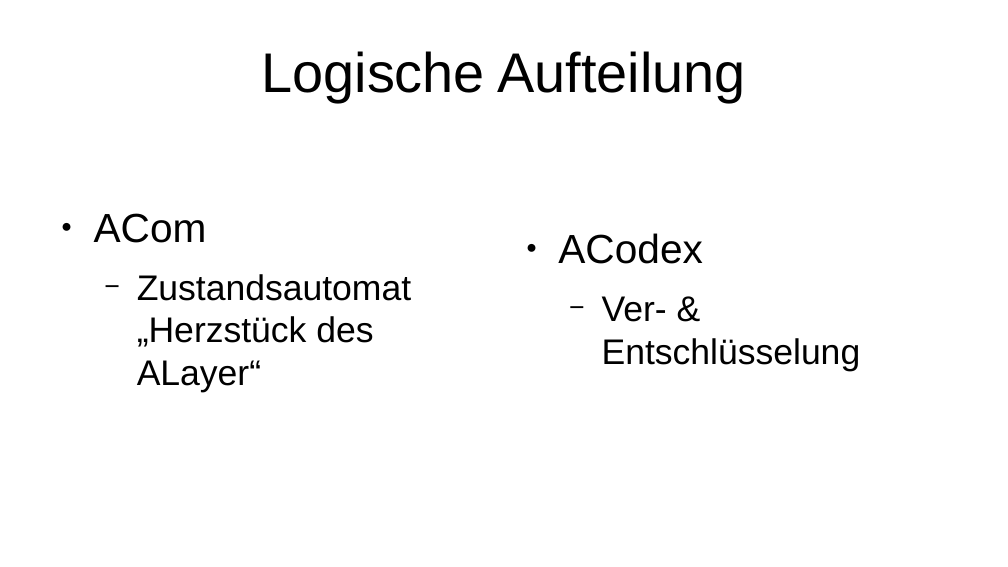
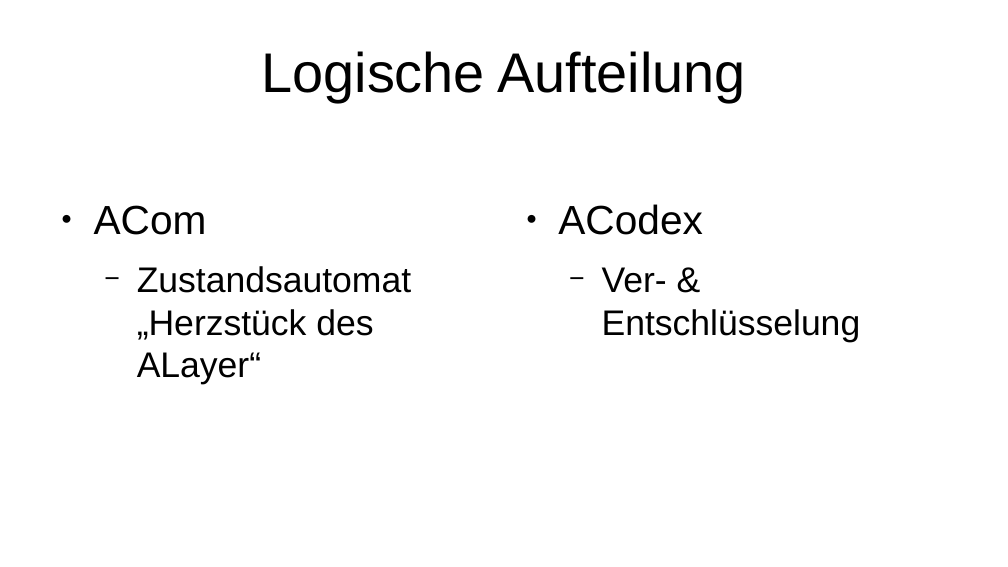
Before and after one commit to Vexotex/vaults, a slide deck: slide 3 of Die-Bib/TH OWL/Semester 3/(myTCP) Entwicklung eines Kommunikationsprotokolls/Präsentation/5-Funktionsprinzipien der A-Schicht im Projekt.odp. Drawn at 1008x567 pixels with LibreOffice and Linux fonts; fonts in the diff are those of the drawing. Boxes give left, top, right and bottom in pixels: in the first picture for what was removed or moved away, otherwise in the second. Text is boxed around its words. In the diff, an @@ line names an element or a change of style, - is before the commit and + after.

```diff
--- a/Die-Bib/TH OWL/Semester 3/(myTCP) Entwicklung eines Kommunikationsprotokolls/Präsentation/5-Funktionsprinzipien der A-Schicht im Projekt.odp
+++ b/Die-Bib/TH OWL/Semester 3/(myTCP) Entwicklung eines Kommunikationsprotokolls/Präsentation/5-Funktionsprinzipien der A-Schicht im Projekt.odp
@@ text "ACom": place and size @@
-text "ACom" at [94,213,411,392]
+text "ACom" at [94,205,411,385]
@@ text "ACom" at [94,205,411,385]: vertical alignment middle to top @@
@@ text "ACodex": place and size @@
-text "ACodex" at [558,233,861,371]
+text "ACodex" at [558,204,861,342]
@@ text "ACodex" at [558,204,861,342]: vertical alignment middle to top @@
```
Also in this commit, not shown: 2 other slides changed, 3 other files.
